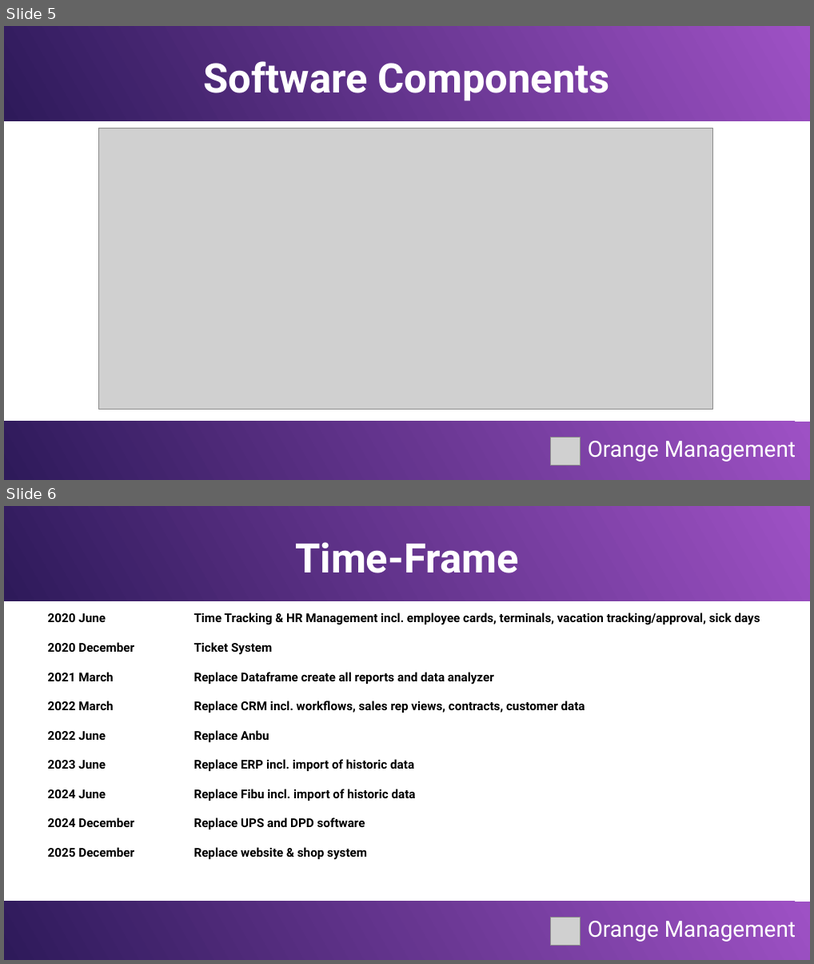
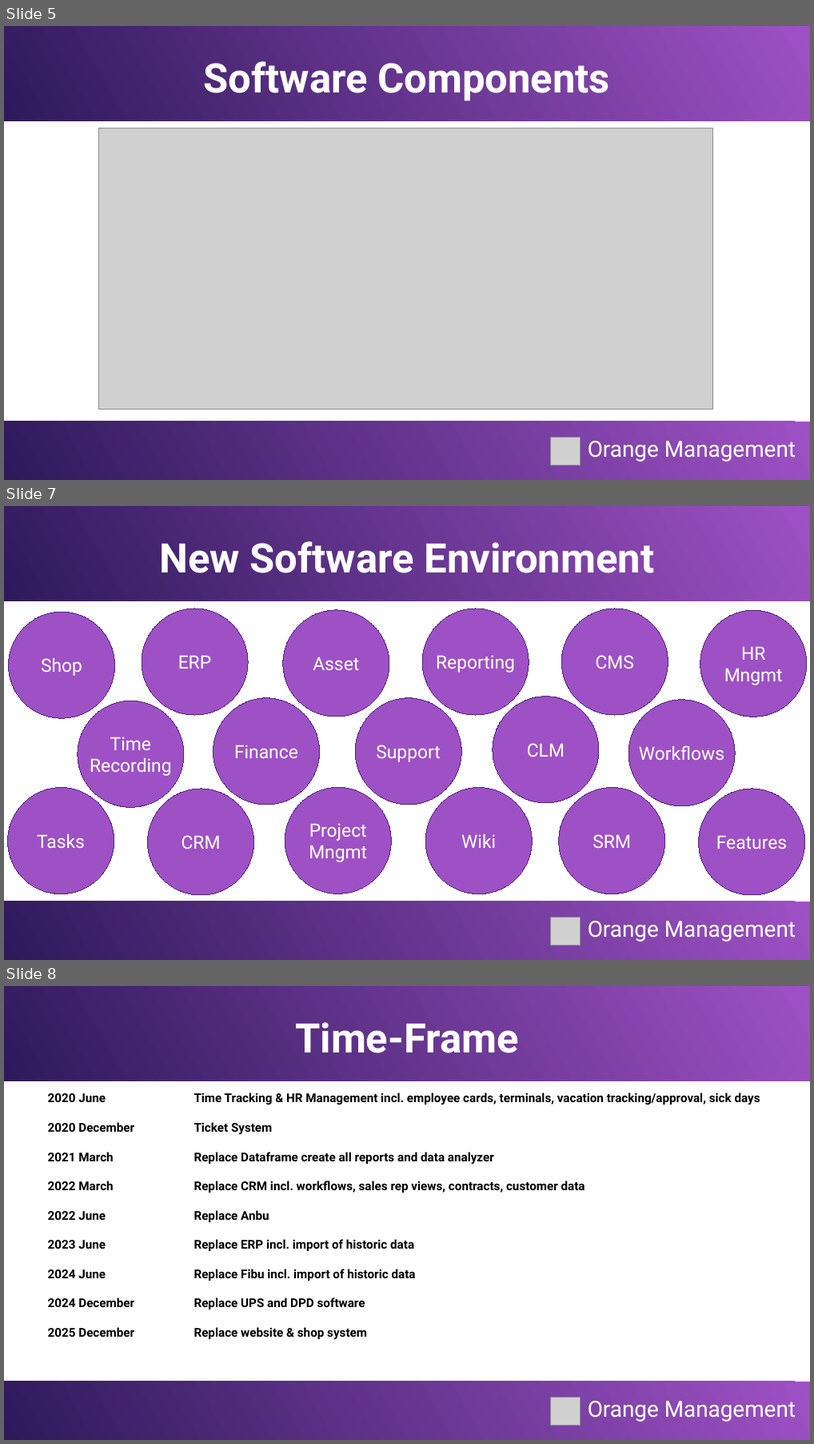
Before and after one commit to Karaka-Management/Organization-Guide, a slide deck: Strategy/Marketing/Presentations/oms_base.odp. Shown one above the other, each under a label of ours: slides 5 and 6 before the commit, slides 5, 7 and 8 after it; the slides between them are not shown. The pictures are 814x964 and 814x1444 pixels, drawn with LibreOffice and Linux fonts; fonts in the diff are those of the drawing; grey boxes stand for pictures. Boxes give left, top, right and bottom in pixels: in the first picture for what was removed or moved away, otherwise in the second. Text is boxed around its words. In the diff, an @@ line names an element or a change of style, - is before the commit and + after.

Commit message:
update presentations

```diff
--- a/Strategy/Marketing/Presentations/oms_base.odp
+++ b/Strategy/Marketing/Presentations/oms_base.odp
@@ slide 7 added at (4,506,810,960), background #FFFFFF @@
@@ rectangle added at (4,506,810,601), fill gradient #9E51C5 to #2E1A5A @@
@@ title added at (160,541,654,573), 40 pt, text #FFFFFF, bold @@
+New Software Environment
@@ ellipse added at (8,612,115,718), fill #9E51C5, outline #512480 0 pt, 18 pt, text #FFFFFF @@
+Shop
@@ ellipse added at (142,608,249,716), fill #9E51C5, outline #512480 0 pt, 18 pt, text #FFFFFF @@
+ERP
@@ ellipse added at (283,610,390,716), fill #9E51C5, outline #512480 0 pt, 18 pt, text #FFFFFF @@
+Asset
@@ ellipse added at (422,608,530,716), fill #9E51C5, outline #512480 0 pt, 18 pt, text #FFFFFF @@
+Reporting
@@ ellipse added at (562,608,669,716), fill #9E51C5, outline #512480 0 pt, 18 pt, text #FFFFFF @@
+CMS
@@ ellipse added at (701,610,807,716), fill #9E51C5, outline #512480 0 pt, 18 pt, text #FFFFFF @@
+HR
+Mngmt
@@ ellipse added at (493,696,600,803), fill #9E51C5, outline #512480 0 pt, 18 pt, text #FFFFFF @@
+CLM
@@ ellipse added at (78,700,185,808), fill #9E51C5, outline #512480 0 pt, 18 pt, text #FFFFFF @@
+Time
+Recording
@@ ellipse added at (214,698,320,804), fill #9E51C5, outline #512480 0 pt, 18 pt, text #FFFFFF @@
+Finance
@@ ellipse added at (355,698,462,804), fill #9E51C5, outline #512480 0 pt, 18 pt, text #FFFFFF @@
+Support
@@ ellipse added at (629,699,736,806), fill #9E51C5, outline #512480 0 pt, 18 pt, text #FFFFFF @@
+Workflows
@@ ellipse added at (8,787,114,894), fill #9E51C5, outline #512480 0 pt, 18 pt, text #FFFFFF @@
+Tasks
@@ ellipse added at (147,788,254,896), fill #9E51C5, outline #512480 0 pt, 18 pt, text #FFFFFF @@
+CRM
@@ ellipse added at (285,787,392,894), fill #9E51C5, outline #512480 0 pt, 18 pt, text #FFFFFF @@
+Project
+Mngmt
@@ ellipse added at (426,787,533,894), fill #9E51C5, outline #512480 0 pt, 18 pt, text #FFFFFF @@
+Wiki
@@ ellipse added at (559,787,666,894), fill #9E51C5, outline #512480 0 pt, 18 pt, text #FFFFFF @@
+SRM
@@ ellipse added at (699,788,806,896), fill #9E51C5, outline #512480 0 pt, 18 pt, text #FFFFFF @@
+Features
@@ rectangle added at (4,901,810,960), fill gradient #9E51C5 to #2E1A5A @@
@@ picture added at (551,917,582,945) @@
@@ text added at (588,920,796,941), 22 pt, text #FFFFFF @@
+Orange Management
@@ what was slide 6 is now slide 8 @@
```
Also in this commit, not shown: 1 other slide added, 3 other files.
